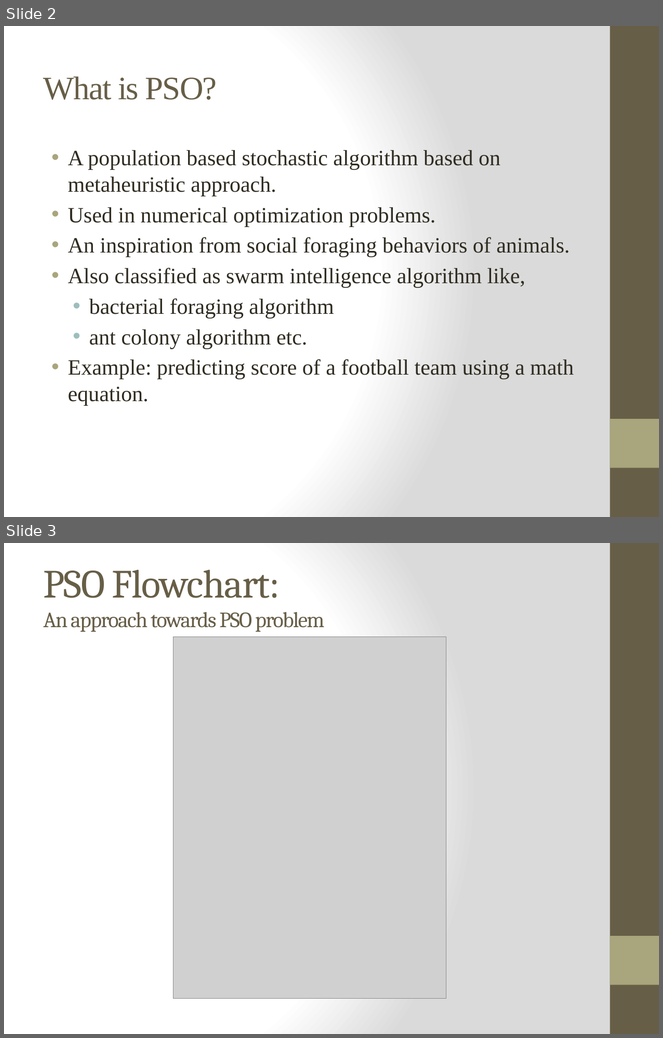
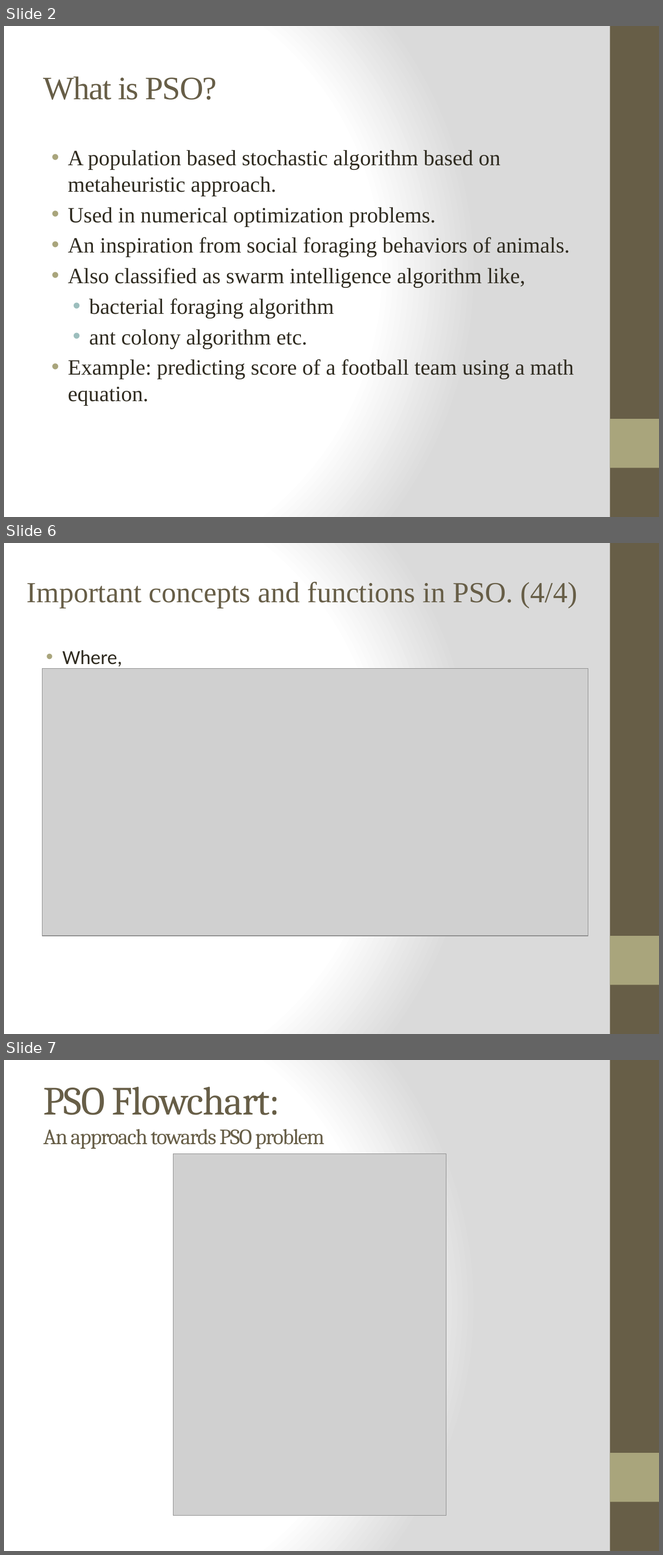
Before and after one commit to ayazhassan-courses/project-pyteam, a slide deck: Documentation/Presentation (interim demo).pptx. Shown one above the other, each under a label of ours: slides 2 and 3 before the commit, slides 2, 6 and 7 after it; the slides between them are not shown. The pictures are 663x1038 and 663x1555 pixels, drawn with LibreOffice and Linux fonts; fonts in the diff are those of the drawing; grey boxes stand for pictures. Boxes give left, top, right and bottom in pixels: in the first picture for what was removed or moved away, otherwise in the second. Text is boxed around its words. In the diff, an @@ line names an element or a change of style, - is before the commit and + after.

Commit message:
How it works? (Equations added and revised function)

```diff
--- a/Documentation/Presentation (interim demo).pptx
+++ b/Documentation/Presentation (interim demo).pptx
@@ slide 6 added at <box>4,543,659,1034</box>, background gradient #FFFFFF to #DADADA; not listed: 2 template elements that a slide beside it also shows @@
@@ text added at <box>27,581,578,608</box>, 32 pt, text #675E47 @@
+Important concepts and functions in PSO. (4/4)
@@ text added at <box>62,650,122,669</box>, 22 pt, text #2F2B20 @@
+• Where,
@@ picture added at <box>42,669,588,936</box> @@
@@ what was slide 3 is now slide 7 @@
```
Also in this commit, not shown: 2 slides changed, 1 other slide added.
